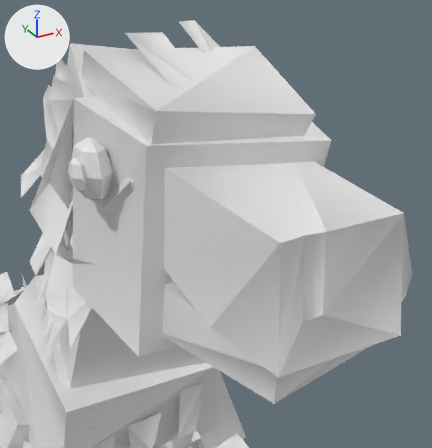
One commit to the FBX model assets/blender/theri.fbx: the scene before it, then after it.
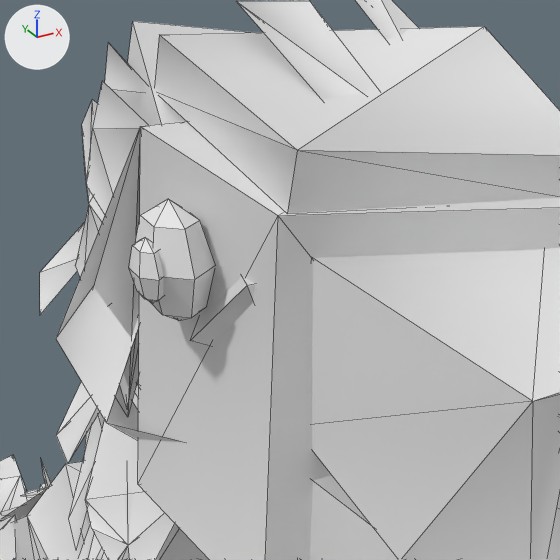
Each version appears first from a 50 mm lens placed at (-0.01219, -0.05653, 0.04708), pointed at (0.00194, -0.03085, 0.03424), and next in a close-up on the part from 0% to 68% of the width and 7% to 73% of the height. The lights are fixed; the arrows at upper left show +X, +Y and +Z. The first two pictures are the older version. The close-ups show mesh edges as thin lines. Where no turn or scale is listed for an object, it has been applied to the vertices.

Names of what the first close-up shows: 'theri_Body', 'theri_Dark', 'theri_Eyes', 'theri_Tail'.
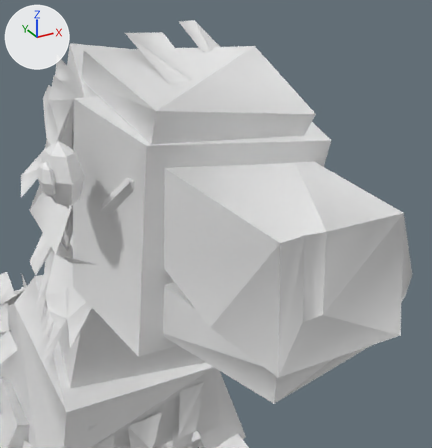
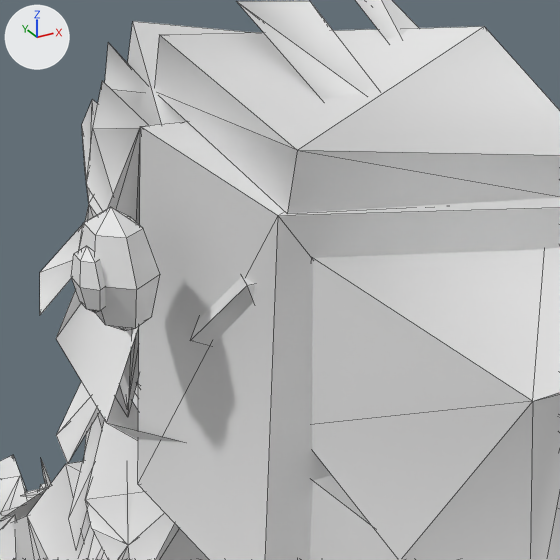
Pixel boxes [x1, y1, x2, y2] of what changed, in the close-ups (560 x 560 px):
'theri_Eyes', reshaped
    before: [135, 199, 215, 321]
    after: [79, 207, 160, 331]
'theri_Dark', reshaped
    before: [129, 237, 164, 303]
    after: [71, 246, 105, 313]

What changed in the scene script:
```text
Change me_theri_eyes_008:
    used by ob_theri_eyes; location = (0.0, 0.0, 0.0)
    remove me_theri_eyes_008.from_pydata(...)  # 40 vertices, 48 faces; spans x -0.00466..0.00627, y -0.02991..-0.02651, z 0.03573..0.03913
    add me_theri_eyes_008.from_pydata(...)  # 40 vertices, 48 faces; spans x -0.00616..0.00627, y -0.02991..-0.02651, z 0.03573..0.03913
    me_theri_eyes_008 part 1: the loose piece of 20 vertices spanning x -0.00466..-0.00293, y -0.02991..-0.02651, z 0.03573..0.03913 is moved by (-0.0015, 0.0, 0.0)
Change me_theri_dark_008:
    used by ob_theri_dark; location = (0.0, 0.0, 0.0)
    remove me_theri_dark_008.from_pydata(...)  # 40 vertices, 48 faces; spans x -0.00499..0.00659, y -0.02951..-0.02771, z 0.03653..0.03833
    add me_theri_dark_008.from_pydata(...)  # 40 vertices, 48 faces; spans x -0.00649..0.00659, y -0.02951..-0.02771, z 0.03653..0.03833
    me_theri_dark_008 part 2: the loose piece of 20 vertices spanning x -0.00499..-0.00421, y -0.02951..-0.02771, z 0.03653..0.03833 is moved by (-0.0015, 0.0, 0.0)
```
